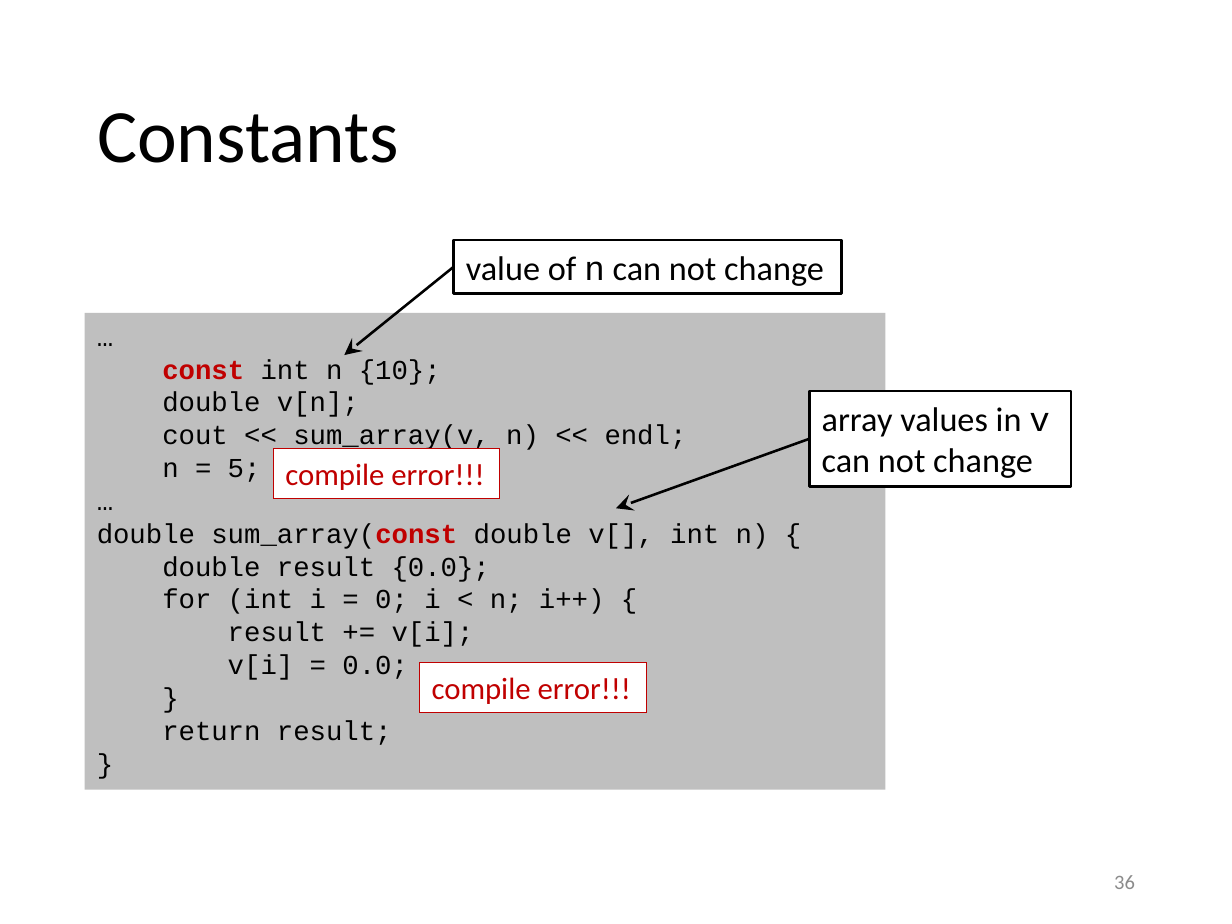
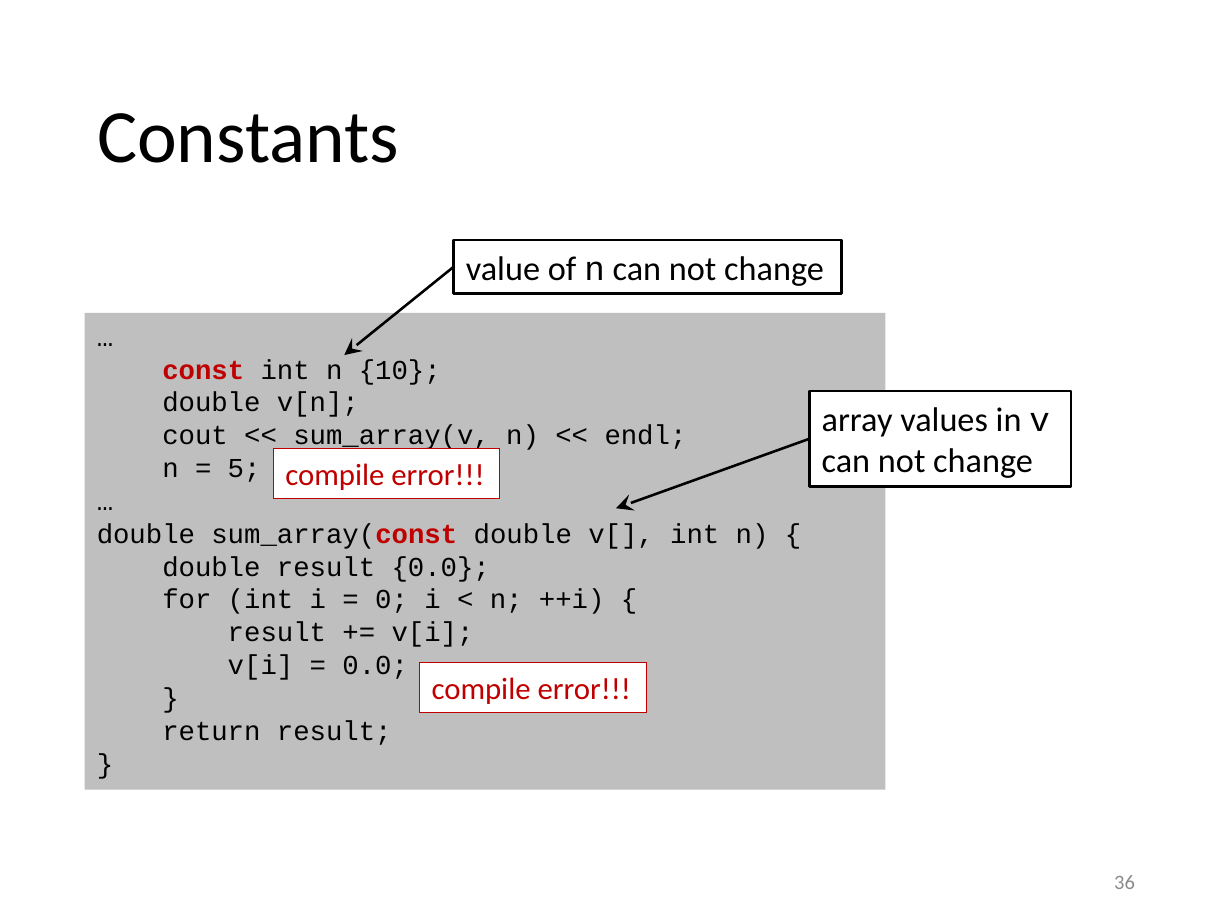
Before and after one commit to gjbex/Scientific-C-plus-plus, a slide deck: slide 36 of scientific_cpp.pptx. Drawn at 1232x924 pixels with LibreOffice and Linux fonts; fonts in the diff are those of the drawing. Boxes give left, top, right and bottom in pixels: in the first picture for what was removed or moved away, otherwise in the second. Text is boxed around its words. In the diff, an @@ line names an element or a change of style, - is before the commit and + after.

Commit message:
Fix various issues
* Change i++ to ++i in for loops, even if it has no impact.
* Add f to floating point constants.
* Replace a n = n - 1 by predecrement.

```diff
--- a/scientific_cpp.pptx
+++ b/scientific_cpp.pptx
@@ text in rectangle at bbox=[162, 589, 605, 614]: text changed @@
-for (int i = 0; i < n; i++) {
+for (int i = 0; i < n; ++i) {
```
Also in this commit, not shown: 5 other slides changed.
